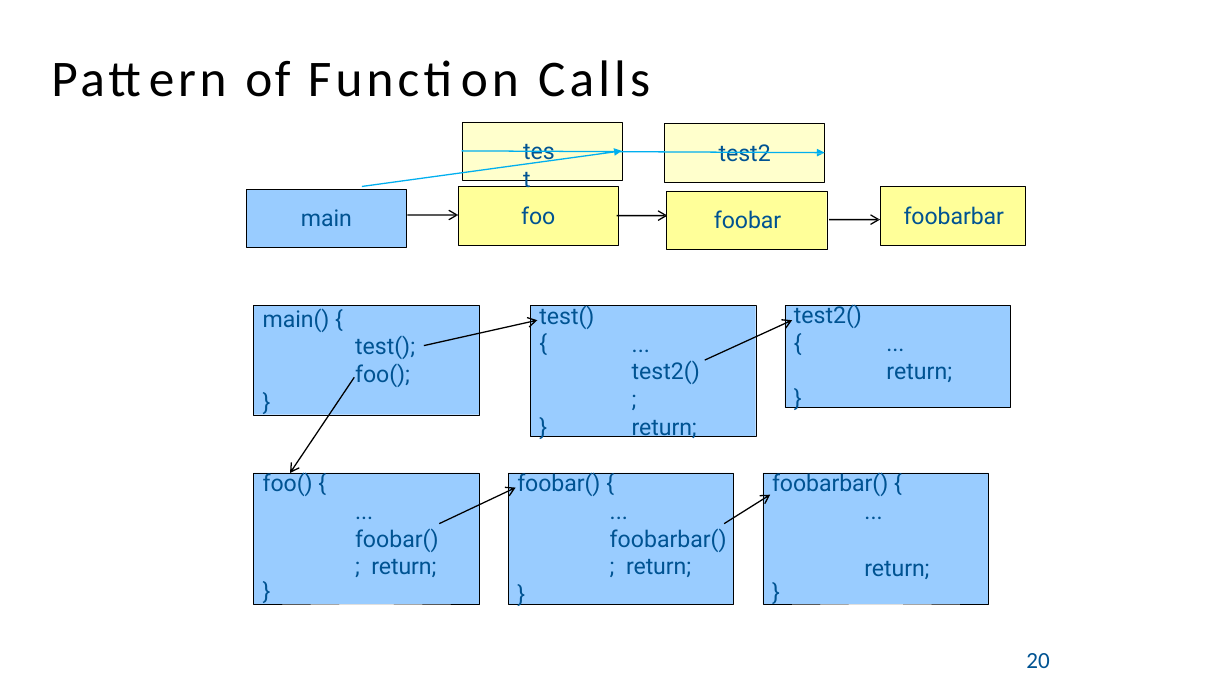
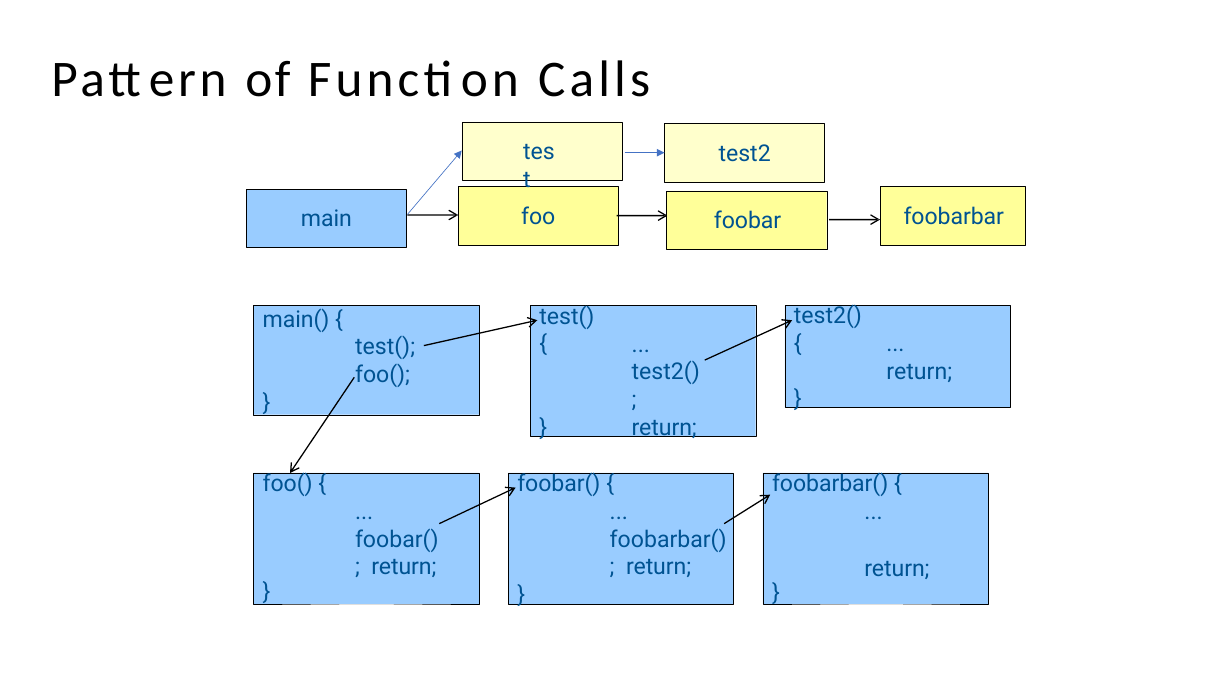
Before and after one commit to PG-DESD/CDAC_Sharing_Data, a slide deck: slide 69 of Microprocessor/TheoryLectures/RISC-V_Theory.pptx. Drawn at 1232x693 pixels with LibreOffice and Linux fonts; fonts in the diff are those of the drawing. Boxes give left, top, right and bottom in pixels: in the first picture for what was removed or moved away, otherwise in the second. Text is boxed around its words. In the diff, an @@ line names an element or a change of style, - is before the commit and + after.

```diff
--- a/Microprocessor/TheoryLectures/RISC-V_Theory.pptx
+++ b/Microprocessor/TheoryLectures/RISC-V_Theory.pptx
@@ freeform shape removed at <box>362,148,825,187</box> @@
@@ arrow added from (408, 214) to (462, 151), #4472C4 0.5 pt @@
@@ arrow added from (625, 152) to (665, 152), #4472C4 0.5 pt @@
@@ text removed at <box>1026,653,1049,668</box> @@
-20
```
Also in this commit, not shown: 7 other slides changed, 1 slide added.
